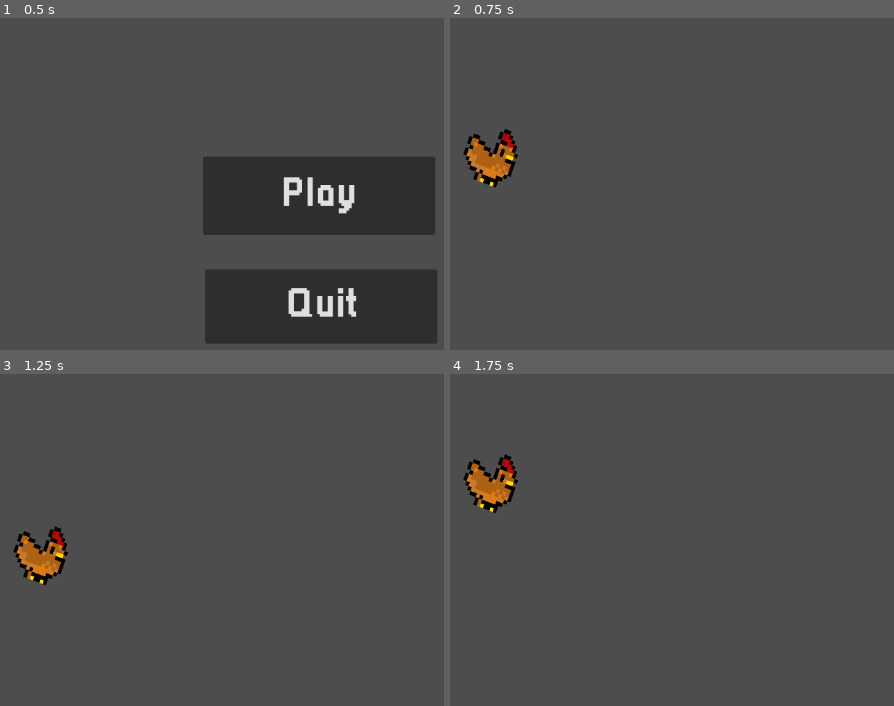
Above: before the commit, frames 1-4 (two rows, left to right).
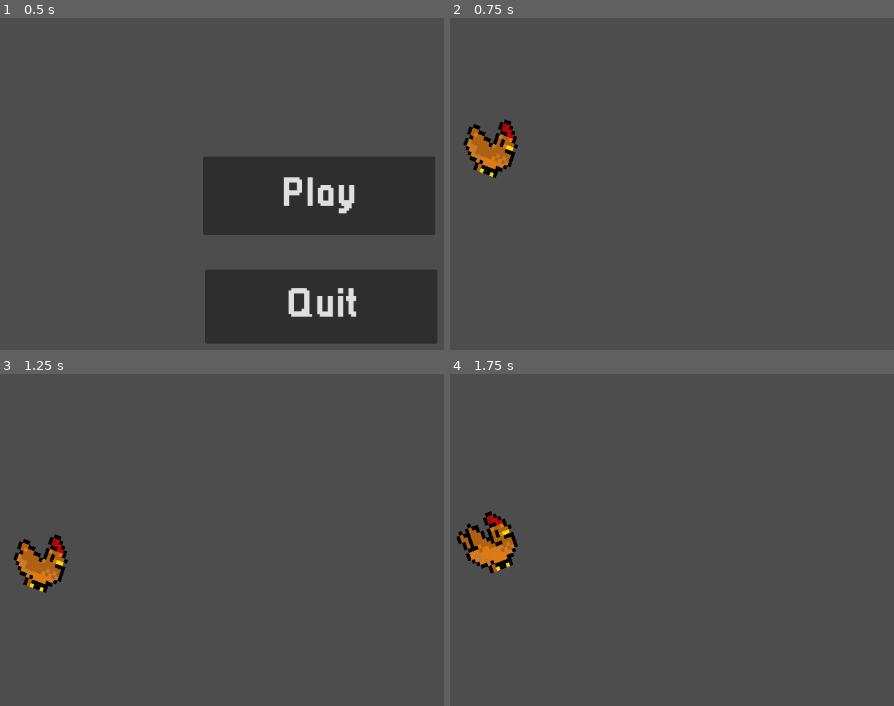
Above: after the commit, the same moments.

Repository: prasonkc/Flappy-Chicken
Game: Godot game, scene res://Scenes/main_menu.tscn
Two runs of this game, one before a commit and one after it. Both use one fixed random seed, a clock stepped at 60 frames per second and the inputs below.
Inputs:
- Up to frame 1 (0.5 s): no input
- Up to frame 2 (0.75 s): click "Play" at 0.5 s
- Up to frame 3 (1.25 s): no input
- Up to frame 4 (1.75 s): tap Space (Flap) at 1.35, 1.52 s

Frame 1 is identical in both runs. In frame 2, 1.5% of the frame differs, in the area x 2-16%, y 30-52%; in frame 3, 1.3%; in frame 4, 2.9%, in the area x 1-16%, y 24-61%.

Commit message:
Fixed bugs with positioning and velocity

Diff:
--- a/Scripts/chicken.gd
+++ b/Scripts/chicken.gd
@@ -1,14 +1,22 @@
 extends CharacterBody2D
 
-
+#//define initial velocity amd gravity
+var velocity_y = 0
+var FLAP_STR = -200
+var GRAVITY = 400
 # Called every frame. 'delta' is the elapsed time since the previous frame.
 func _process(delta: float) -> void:
 	if (Input.is_action_just_pressed("Flap")):
-		position.y -= 80;
-		get_node("AnimatedSprite2D").play("flap")
+#		make the chicken flap upwards
+		velocity_y = FLAP_STR
+		$AnimatedSprite2D.play("flap")
 		$AnimatedSprite2D.rotation_degrees -= 20
-		await get_node("AnimatedSprite2D").animation_finished
 
-	position.y += 2
-	get_node("AnimatedSprite2D").play("Idle")
-	$AnimatedSprite2D.rotation_degrees = 20
+#	constant pull or gravity
+	velocity_y += GRAVITY * delta
+	position.y += velocity_y * delta
+
+#change the animation if chicken falls
+	if(velocity_y>=0):
+		get_node("AnimatedSprite2D").play("Idle")
+		$AnimatedSprite2D.rotation_degrees = 20
